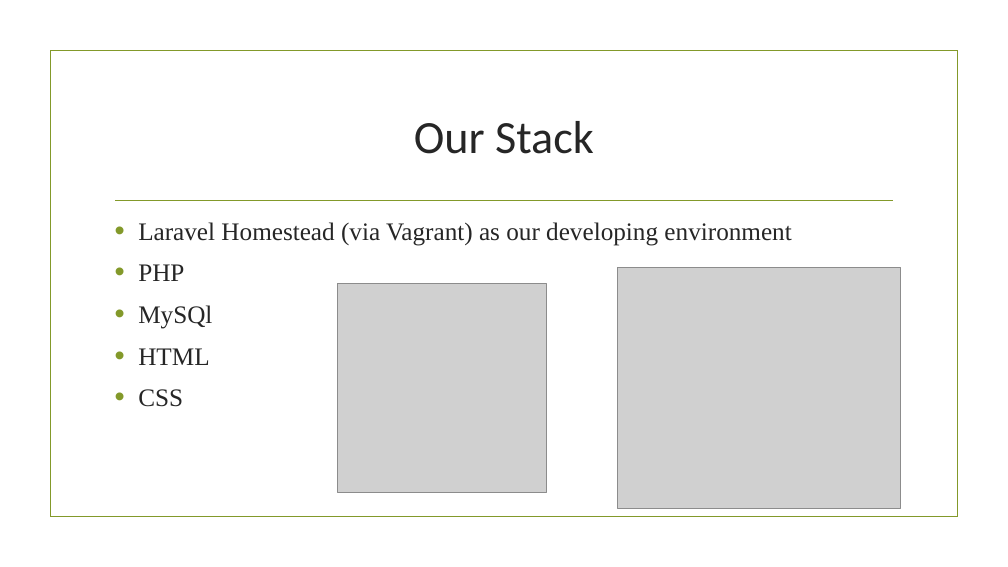
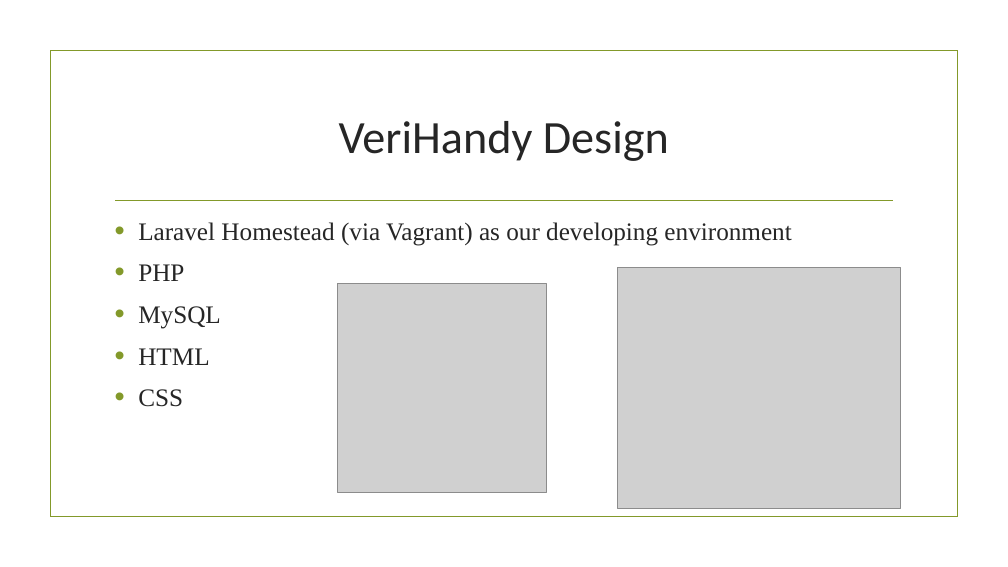
Before and after one commit to jjumbc/Software-Engineering-Group-project, a slide deck: slide 3 of Presentation/Spiral2.pptx. Drawn at 1008x567 pixels with LibreOffice and Linux fonts; fonts in the diff are those of the drawing; grey boxes stand for pictures; background and template pictures are left out. Boxes give left, top, right and bottom in pixels: in the first picture for what was removed or moved away, otherwise in the second. Text is boxed around its words. In the diff, an @@ line names an element or a change of style, - is before the commit and + after.

```diff
--- a/Presentation/Spiral2.pptx
+++ b/Presentation/Spiral2.pptx
@@ title at (339,121,669,161): text changed @@
-Our Stack
+VeriHandy Design
@@ text at (138,306,221,329): text changed @@
-• MySQl
+• MySQL
```
Also in this commit, not shown: 3 other slides changed.
